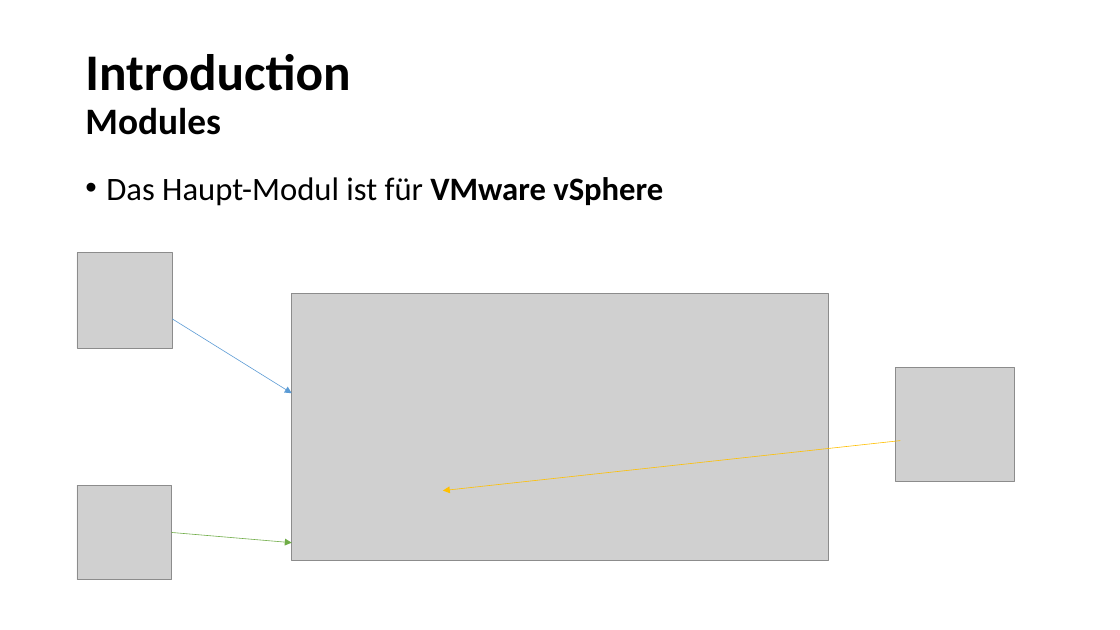
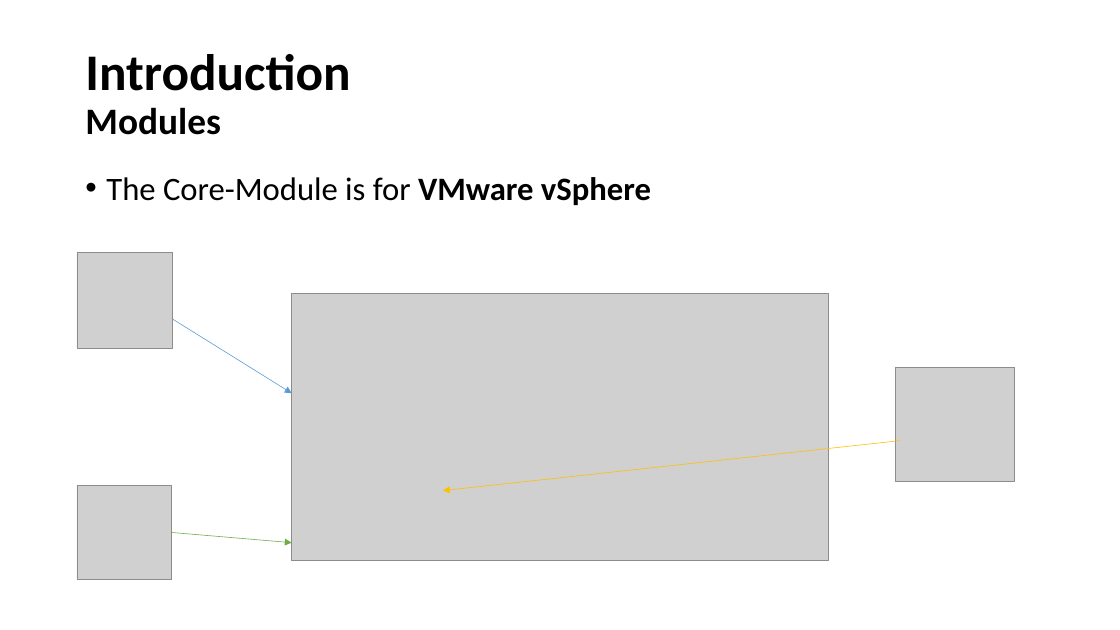
Before and after one commit to hhpsug/presentations, a slide deck: slide 5 of 201810 - PSUG/PowerCLI/VMware PowerCLI.pptx. Drawn at 1120x630 pixels with LibreOffice and Linux fonts; fonts in the diff are those of the drawing; grey boxes stand for pictures. Boxes give left, top, right and bottom in pixels: in the first picture for what was removed or moved away, otherwise in the second. Text is boxed around its words. In the diff, an @@ line names an element or a change of style, - is before the commit and + after.

Commit message:
Add latest changes from presentation

```diff
--- a/201810 - PSUG/PowerCLI/VMware PowerCLI.pptx
+++ b/201810 - PSUG/PowerCLI/VMware PowerCLI.pptx
@@ text at (106,177,651,205): text changed @@
-• Das Haupt-Modul ist für VMware vSphere
+• The Core-Module is for VMware vSphere
```
